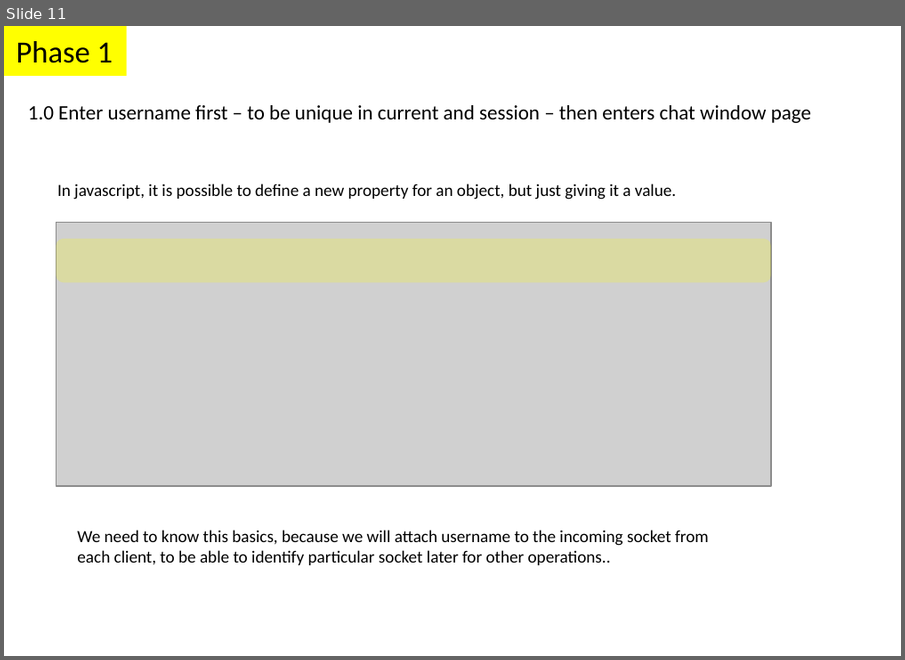
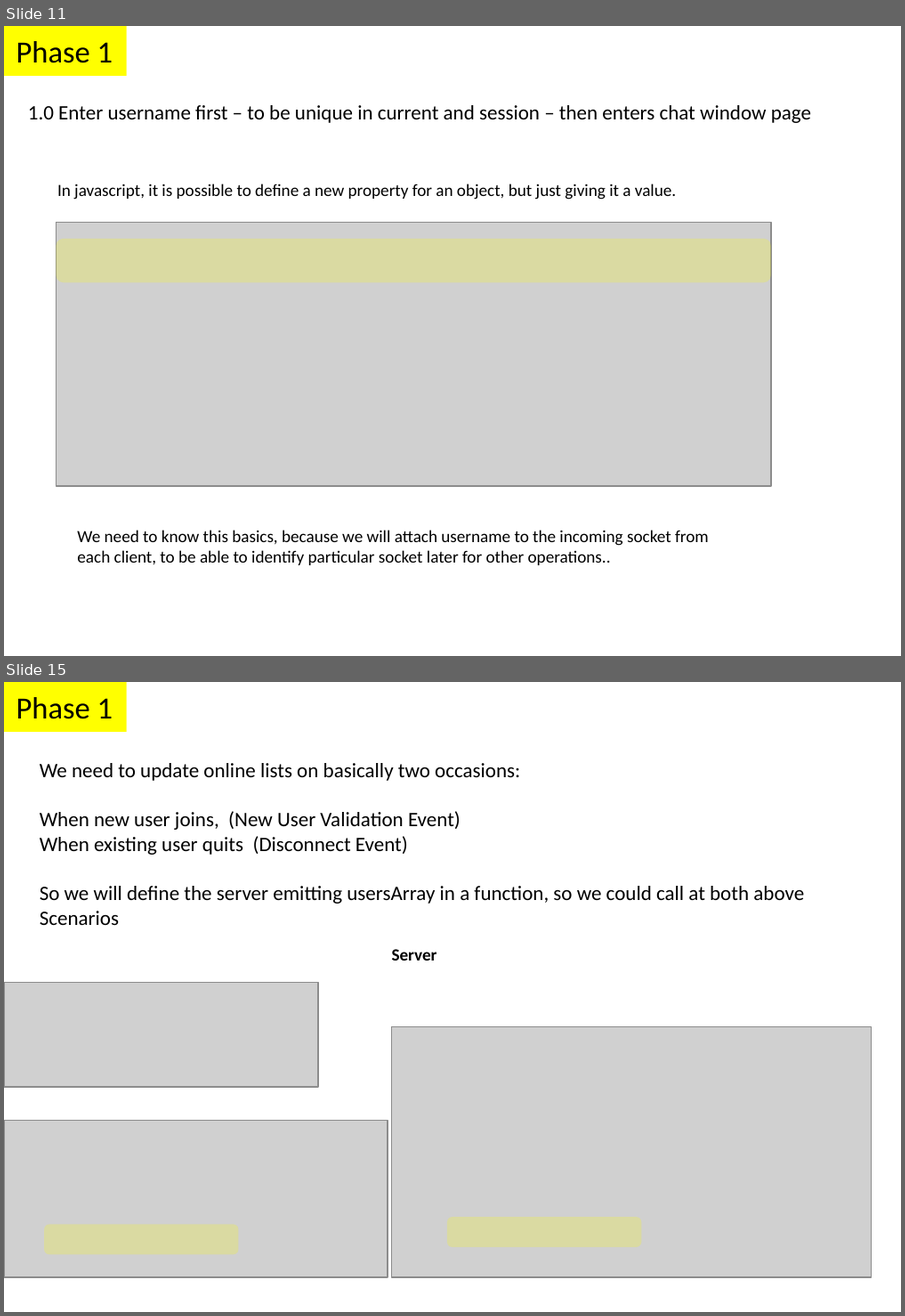
Before and after one commit to parthi2929/awesome-socket-io, a slide deck: Illustrations.pptx. Shown one above the other, each under a label of ours: slide 11 before the commit, slides 11 and 15 after it; the slides between them are not shown. The pictures are 905x660 and 905x1316 pixels, drawn with LibreOffice and Linux fonts; fonts in the diff are those of the drawing; grey boxes stand for pictures. Boxes give left, top, right and bottom in pixels: in the first picture for what was removed or moved away, otherwise in the second. Text is boxed around its words. In the diff, an @@ line names an element or a change of style, - is before the commit and + after.

Commit message:
Phase 1 Step 2 User Online Listing

```diff
--- a/Illustrations.pptx
+++ b/Illustrations.pptx
@@ slide 15 added at (x1=4, y1=682, x2=901, y2=1312), background #FFFFFF @@
@@ rectangle added at (x1=4, y1=682, x2=127, y2=731), fill #FFFF00, 18 pt, text #000000 @@
+Phase 1
@@ text added at (x1=40, y1=763, x2=804, y2=925), 12 pt, text #000000 @@
+We need to update online lists on basically two occasions:
+When new user joins, (New User Validation Event)
+When existing user quits (Disconnect Event)
+So we will define the server emitting usersArray in a function, so we could call at both above
+Scenarios
@@ text added at (x1=392, y1=949, x2=437, y2=961), 10 pt, text #000000, bold @@
+Server
@@ picture added at (x1=4, y1=983, x2=318, y2=1088) @@
@@ picture added at (x1=392, y1=1027, x2=873, y2=1278) @@
@@ picture added at (x1=4, y1=1121, x2=388, y2=1277) @@
@@ rounded rectangle added at (x1=45, y1=1226, x2=239, y2=1256), fill #FFFF00 at 22% opacity @@
@@ rounded rectangle added at (x1=447, y1=1218, x2=642, y2=1249), fill #FFFF00 at 22% opacity @@
```
Also in this commit, not shown: 2 slides changed, 2 other slides added, 7 other files.
